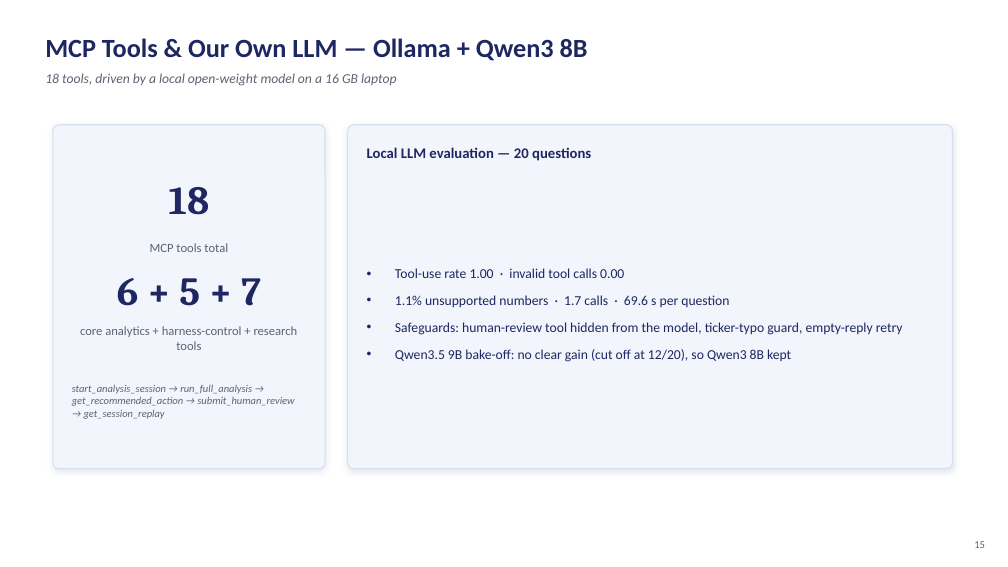
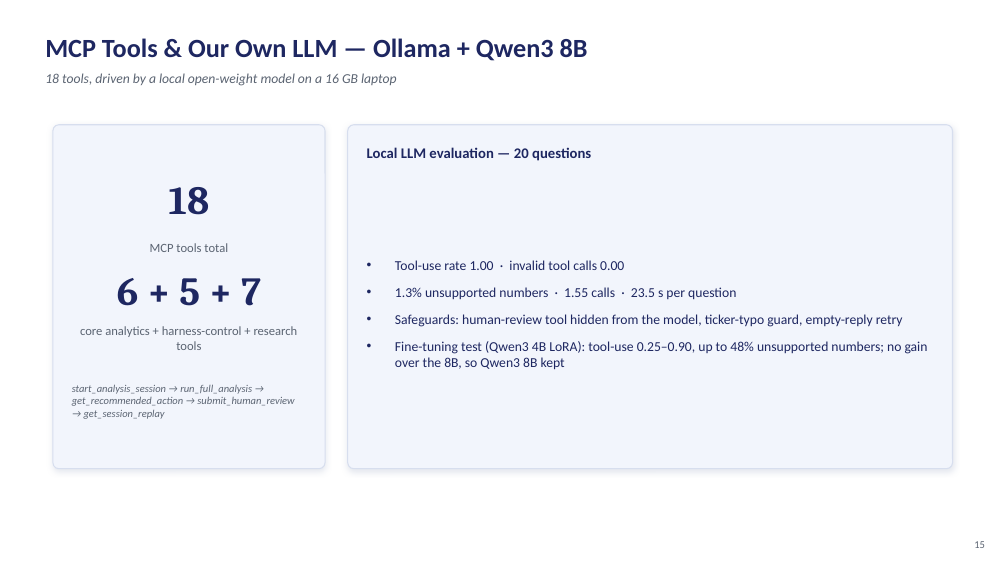
Before and after one commit to altugikiz/bist100-mcp-trader, a slide deck: slide 15 of docs/presentation/BIST100_Harness_Presentation.pptx. Drawn at 1008x567 pixels with LibreOffice and Linux fonts; fonts in the diff are those of the drawing. Boxes give left, top, right and bottom in pixels: in the first picture for what was removed or moved away, otherwise in the second. Text is boxed around its words. In the diff, an @@ line names an element or a change of style, - is before the commit and + after.

```diff
--- a/docs/presentation/BIST100_Harness_Presentation.pptx
+++ b/docs/presentation/BIST100_Harness_Presentation.pptx
@@ text at bbox=[395, 287, 736, 299]: text changed @@
-• 1.1% unsupported numbers · 1.7 calls · 69.6 s per question
+• 1.3% unsupported numbers · 1.55 calls · 23.5 s per question
@@ text at bbox=[395, 341, 928, 370]: text changed @@
-• Qwen3.5 9B bake-off: no clear gain (cut off at 12/20), so Qwen3 8B kept
+• Fine-tuning test (Qwen3 4B LoRA): tool-use 0.25–0.90, up to 48% unsupported numbers; no gain over the 8B, so Qwen3 8B kept
```
Also in this commit, not shown: 13 other files.
